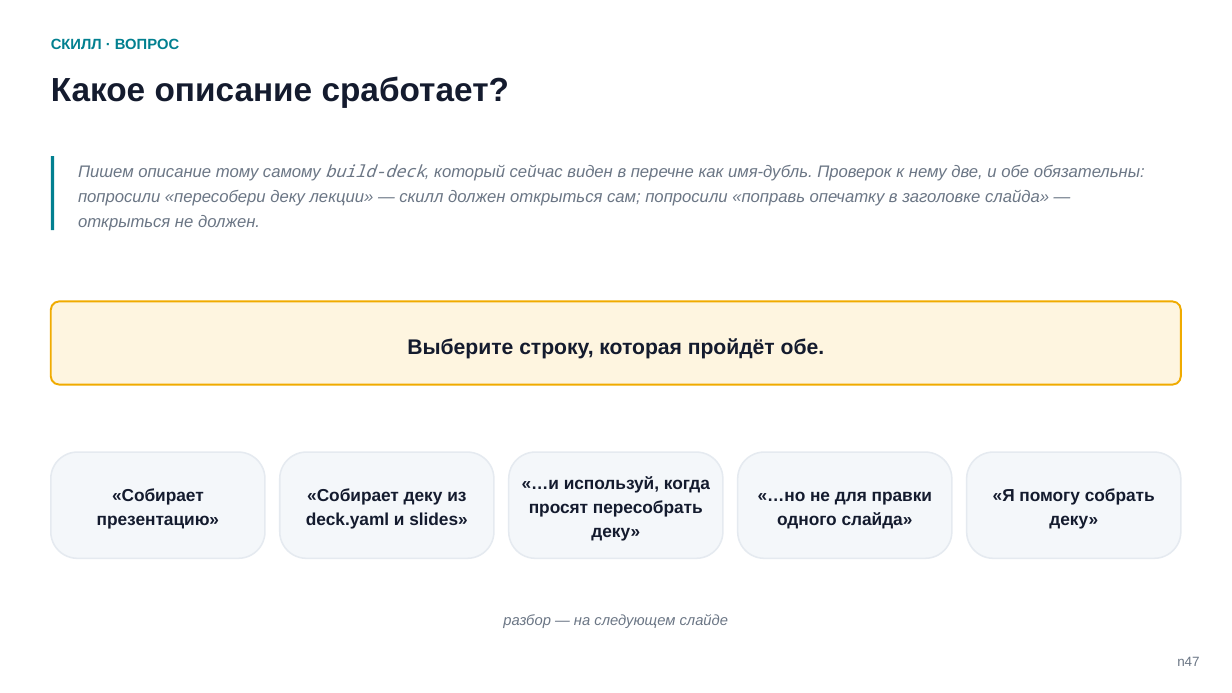
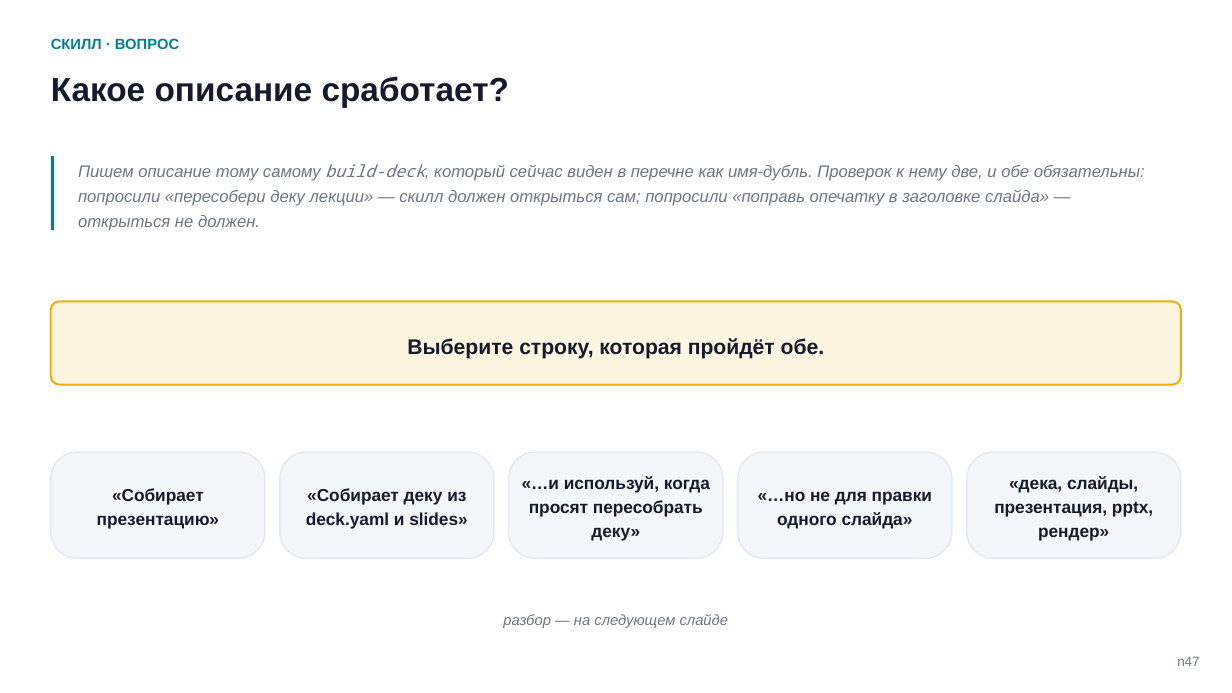
Before and after one commit to tellina-study/AI-usage-lessons, a slide deck: slide 49 of library/seminars/sem-05/rendered/sem-05.pptx. Drawn at 1232x693 pixels with LibreOffice and Linux fonts; fonts in the diff are those of the drawing. Boxes give left, top, right and bottom in pixels: in the first picture for what was removed or moved away, otherwise in the second. Text is boxed around its words. In the diff, an @@ line names an element or a change of style, - is before the commit and + after.

```diff
--- a/library/seminars/sem-05/rendered/sem-05.pptx
+++ b/library/seminars/sem-05/rendered/sem-05.pptx
@@ text at box(994, 476, 1153, 541): text changed @@
-«Я помогу собрать деку»
+«дека, слайды, презентация, pptx, рендер»
```
Also in this commit, not shown: 4 other slides changed, 6 other files.
